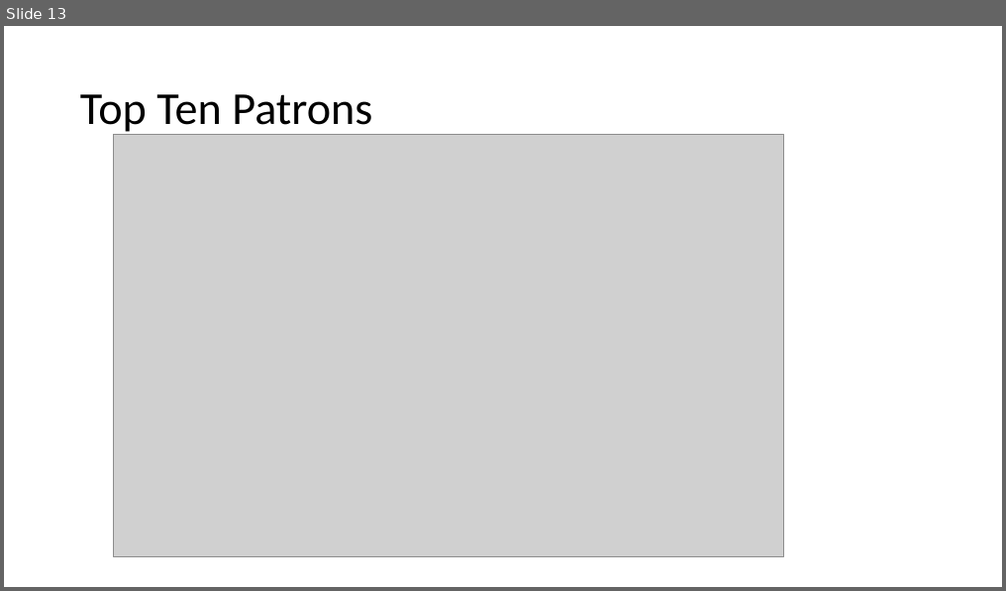
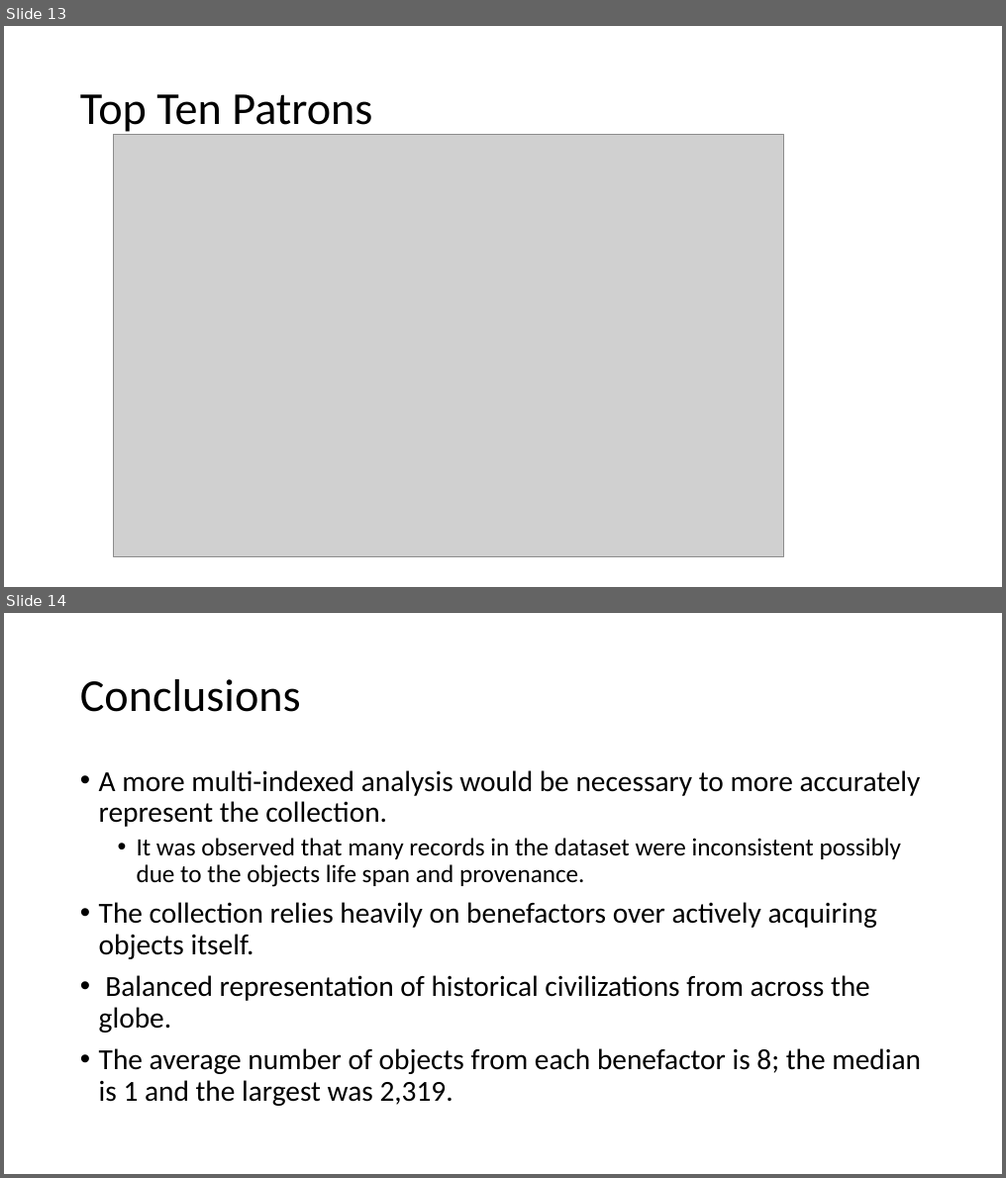
Before and after one commit to bjwlknsn/TheMetTeamProject, a slide deck: The Metropolitan Museum of Art.pptx. Shown one above the other, each under a label of ours: slide 13 before the commit, slides 13 and 14 after it. The pictures are 1006x591 and 1006x1178 pixels, drawn with LibreOffice and Linux fonts; fonts in the diff are those of the drawing; grey boxes stand for pictures. Boxes give left, top, right and bottom in pixels: in the first picture for what was removed or moved away, otherwise in the second. Text is boxed around its words. In the diff, an @@ line names an element or a change of style, - is before the commit and + after.

```diff
--- a/The Metropolitan Museum of Art.pptx
+++ b/The Metropolitan Museum of Art.pptx
@@ slide 14 added at bbox=[4, 613, 1002, 1174], background #FFFFFF @@
@@ title added at bbox=[80, 679, 301, 712], 44 pt, text #000000 @@
+Conclusions
@@ text added at bbox=[99, 770, 921, 1106], 28 pt, text #000000 @@
+• A more multi-indexed analysis would be necessary to more accurately represent the collection.
+  • It was observed that many records in the dataset were inconsistent possibly due to the objects life span and provenance.
+• The collection relies heavily on benefactors over actively acquiring objects itself.
+• Balanced representation of historical civilizations from across the globe.
+• The average number of objects from each benefactor is 8; the median is 1 and the largest was 2,319.
```
Also in this commit, not shown: 2 slides changed, 1 slide removed, 1 other file.
